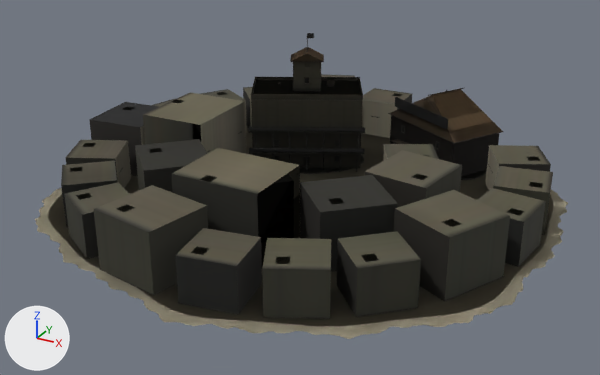
What one commit did to the glTF model src/assets/map/towns/gunpowder-town-big-a-eastafrica.glb.
The view is the same before and after, from a 50 mm camera at (5.49, -10.19, 5.17) aimed at (0.06, -0.3, 0.23). Arrows for +X, +Y and +Z are at lower left; the lights stay in place. The older version comes first. Where no turn or scale is listed for an object, it has been applied to the vertices. Vertices at exactly the same position are counted once.

Before the edit, the objects in view are built like this:
```python
me_mesh_0 = bpy.data.meshes.new('Mesh_0')
me_mesh_0.from_pydata(...)  # 24282 vertices, 40937 faces; spans x 0.0..7.89, y -8.04..0.0, z 0.0..2.13
# faces by material slot: [36985, 480, 3472]
me_mesh_0.materials.append(mat_town)
me_mesh_0.materials.append(mat_ground)
me_mesh_0.materials.append(mat_team)
me_mesh_1 = bpy.data.meshes.new('Mesh_1')
me_mesh_1.from_pydata(...)  # 8627 vertices, 7643 faces; spans x 0.0..7.89, y -8.04..0.0, z 0.0..2.13
# faces by material slot: [7047, 480, 116]
me_mesh_1.materials.append(mat_town)
me_mesh_1.materials.append(mat_ground)
me_mesh_1.materials.append(mat_team)
me_mesh_2 = bpy.data.meshes.new('Mesh_2')
me_mesh_2.from_pydata(...)  # 700 vertices, 735 faces; spans x 0.0..7.89, y -8.04..0.0, z 0.0..1.86
# faces by material slot: [441, 286, 8]
me_mesh_2.materials.append(mat_town)
me_mesh_2.materials.append(mat_ground)
me_mesh_2.materials.append(mat_team)
ob_mesh_0 = bpy.data.objects.new('Mesh_0', me_mesh_0)
ob_mesh_0.location = (-4.02, 4.07, 0.0)
ob_mesh_1 = bpy.data.objects.new('Mesh_1', me_mesh_1)
ob_mesh_1.location = (-4.02, 4.07, 0.0)
ob_mesh_2 = bpy.data.objects.new('Mesh_2', me_mesh_2)
ob_mesh_2.location = (-4.02, 4.07, 0.0)
```
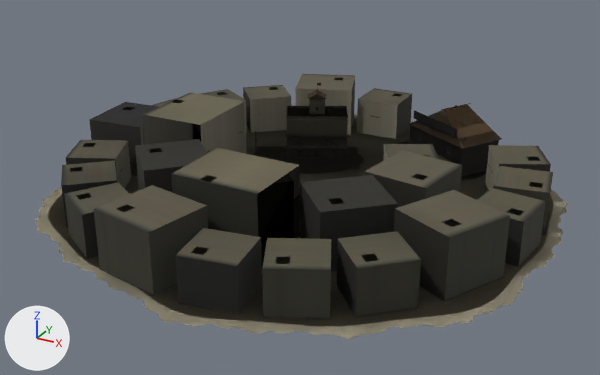
The change in detail:
me_mesh_0 is used by ob_mesh_0; location (-4.02, 4.07, 0.0).
me_mesh_0 had 24282 vertices, 40937 faces and spanned x 0.0..7.89, y -8.04..0.0, z 0.0..2.13.
me_mesh_0 now has 24268 vertices, 40937 faces and spans x 0.0..7.89, y -8.04..0.0, z 0.0..1.23.
me_mesh_0 part 1: the loose piece of 42 vertices spanning x 2.34..4.36, y -3.66..-1.95, z 1.21..1.22 is scaled about its middle by (0.577, 0.577, 0.586), then moved by (0.0, 0.35, -0.51).
me_mesh_0 part 2: the loose piece of 84 vertices spanning x 2.35..4.35, y -3.65..-1.96, z 1.21..1.27 is scaled about its middle by (0.577, 0.577, 0.582), then moved by (0.0, 0.35, -0.53).
me_mesh_0 part 3: the loose piece of 24 vertices spanning x 3.51..3.68, y -2.54..-2.36, z 1.21..1.33 is scaled about its middle by 0.577, then moved by (-0.1, 0.2, -0.54).
me_mesh_0 part 4: the loose piece of 154 vertices spanning x 4.42..5.8, y -2.59..-1.78, z 0.05..0.65 is rebuilt with 150 vertices and now spans x 4.77..5.89, y -2.43..-1.78, z 0.04..0.52.
me_mesh_0 part 5: the loose piece of 76 vertices spanning x 4.43..6.27, y -2.57..-0.97, z 0.05..0.67 is rebuilt with 76 vertices and now spans x 4.78..6.27, y -2.42..-1.12, z 0.04..0.54.
me_mesh_0 part 6: the loose piece of 57 vertices spanning x 4.37..6.33, y -2.63..-0.91, z 0.67..1.18 is rebuilt with 57 vertices and now spans x 4.73..6.32, y -2.46..-1.07, z 0.54..0.96.
me_mesh_0 part 7: 68 loose pieces with 810 vertices, spanning x 2.35..6.33, y -3.65..-0.91, z 0.0..2.13, are deleted.
me_mesh_0 part 8: 488 vertices removed from x 2.35..6.26, y -3.83..-0.97, z 0.04..1.28; 1290 vertices added at x 2.77..6.32, y -3.04..-1.07, z 0.0..1.23.
Other edits to the shape of me_mesh_0 do not show in these pictures.
me_mesh_1 is used by ob_mesh_1; location (-4.02, 4.07, 0.0).
me_mesh_1 had 8627 vertices, 7643 faces and spanned x 0.0..7.89, y -8.04..0.0, z 0.0..2.13.
me_mesh_1 now has 8612 vertices, 7643 faces and spans x 0.0..7.89, y -8.04..0.0, z 0.0..1.23.
me_mesh_1 part 9: the loose piece of 57 vertices spanning x 4.37..6.33, y -2.63..-0.91, z 0.67..1.18 is rebuilt with 57 vertices and now spans x 4.73..6.32, y -2.46..-1.07, z 0.54..0.96.
Other edits to the shape of me_mesh_1 do not show in these pictures.
me_mesh_2 is used by ob_mesh_2; location (-4.02, 4.07, 0.0).
me_mesh_2 had 700 vertices, 735 faces and spanned x 0.0..7.89, y -8.04..0.0, z 0.0..1.86.
me_mesh_2 now has 700 vertices, 735 faces and spans x 0.0..7.89, y -8.04..0.0, z 0.0..1.07.
me_mesh_2 part 10: the loose piece of 7 vertices spanning x 4.37..5.82, y -2.63..-1.79, z 0.67..1.13 is scaled about its middle by 0.811, then moved by (0.22, 0.08, -0.17).
Other edits to the shape of me_mesh_2 do not show in these pictures.

Boxes (x1, y1, x2, y2) around the edits, measured in the pictures (600 x 375 px; the box of a moved part takes in the faces that stretch with it):
'Mesh_0', reshaped (15% shorter)
    before: (35, 33, 568, 339)
    after: (35, 78, 568, 339)
part 1 of me_mesh_0, moved or reshaped
    before: (251, 80, 363, 99)
    after: (286, 108, 347, 119)
part 2 of me_mesh_0, moved or reshaped
    before: (251, 78, 363, 98)
    after: (287, 106, 348, 119)
part 3 of me_mesh_0, moved or reshaped
    before: (327, 80, 335, 86)
    after: (328, 108, 332, 112)
part 4 of me_mesh_0, rebuilt (17% narrower, 15% shorter)
    before: (390, 115, 454, 162)
    after: (409, 125, 462, 165)
part 5 of me_mesh_0, rebuilt (17% narrower, 18% shorter)
    before: (453, 133, 499, 176)
    after: (461, 140, 499, 175)
part 6 of me_mesh_0, rebuilt (18% narrower, 18% shorter)
    before: (390, 89, 502, 143)
    after: (409, 104, 501, 148)
part 7 of me_mesh_0, deleted
    before: (251, 33, 503, 172)
part 8 of me_mesh_0, cut back
    before: (248, 77, 448, 168)
    after: (285, 83, 502, 163)
part 9 of me_mesh_1, rebuilt (not visible before)
    after: (429, 110, 468, 148)
part 10 of me_mesh_2, moved or reshaped
    before: (414, 97, 439, 124)
    after: (441, 112, 450, 125)
